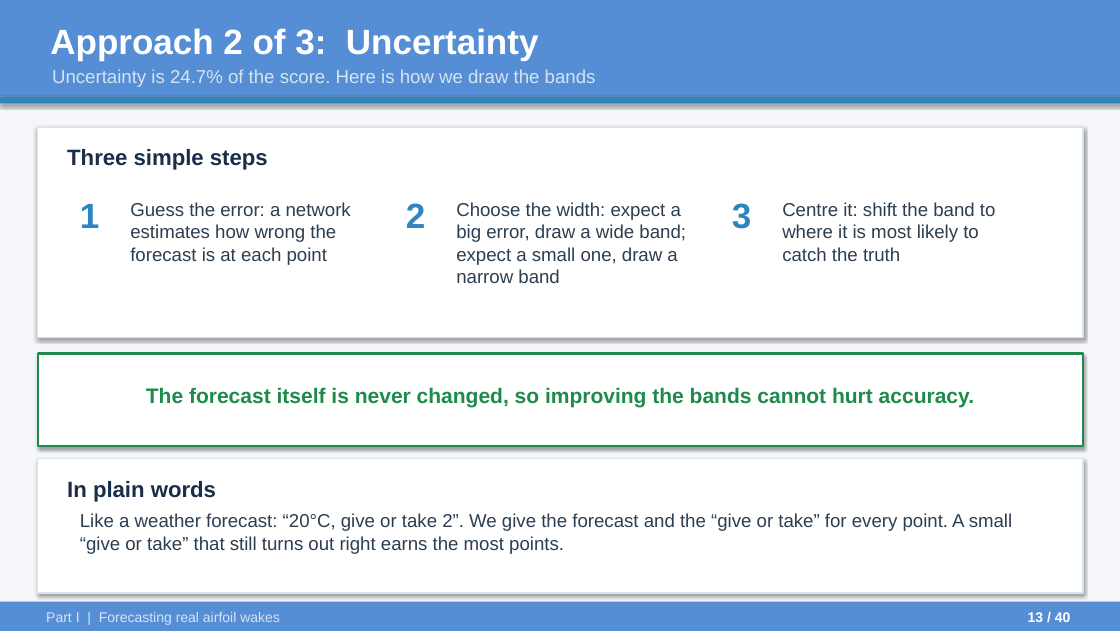
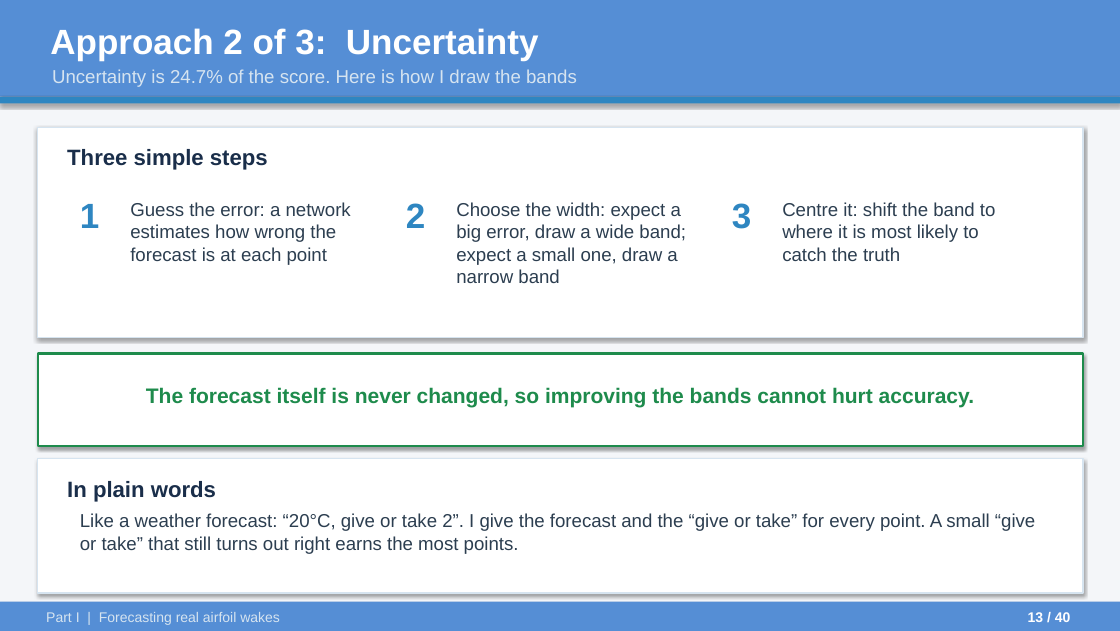
Before and after one commit to ARYAMANN7279/aurora-from-scratch-jax, a slide deck: slide 13 of UGP_Final/UGP_Final_Presentation.pptx. Drawn at 1120x631 pixels with LibreOffice and Linux fonts; fonts in the diff are those of the drawing. Boxes give left, top, right and bottom in pixels: in the first picture for what was removed or moved away, otherwise in the second. Text is boxed around its words. In the diff, an @@ line names an element or a change of style, - is before the commit and + after.

```diff
--- a/UGP_Final/UGP_Final_Presentation.pptx
+++ b/UGP_Final/UGP_Final_Presentation.pptx
@@ text at [52, 69, 577, 87]: text changed @@
-Uncertainty is 24.7% of the score. Here is how we draw the bands
+Uncertainty is 24.7% of the score. Here is how I draw the bands
@@ text at [80, 513, 1035, 554]: text changed @@
-Like a weather forecast: “20°C, give or take 2”. We give the forecast and the “give or take” for every point. A small “give or take” that still turns out right earns the most points.
+Like a weather forecast: “20°C, give or take 2”. I give the forecast and the “give or take” for every point. A small “give or take” that still turns out right earns the most points.
```
Also in this commit, not shown: 19 other slides changed, 2 other files.
